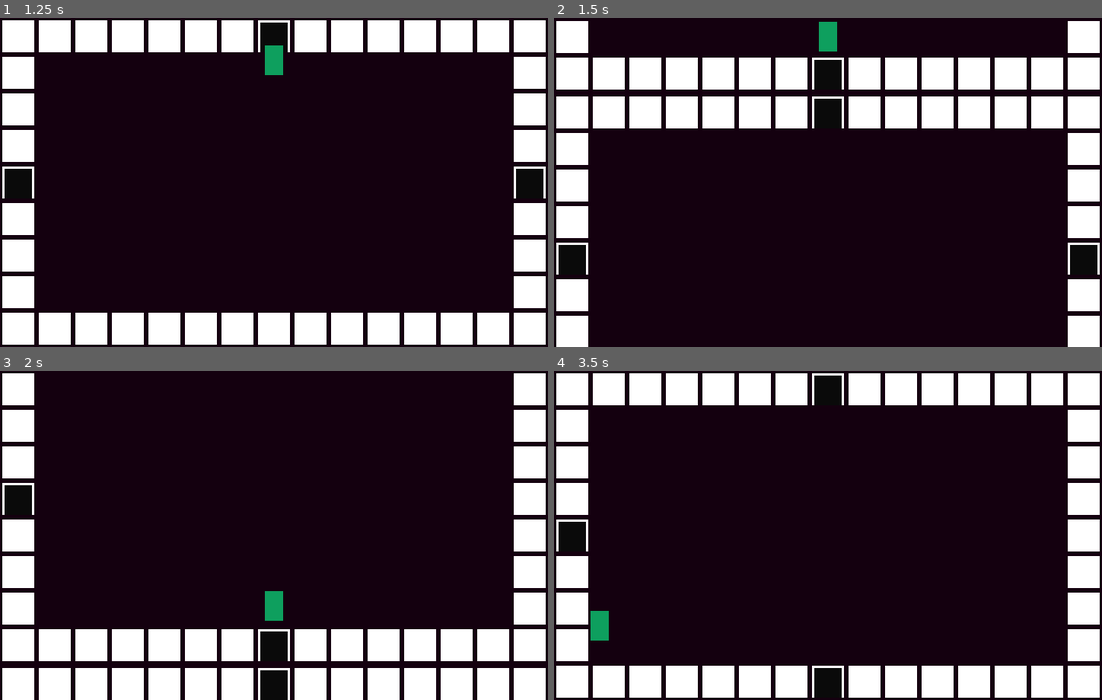
Above: before the commit, frames 1-4 (two rows, left to right).
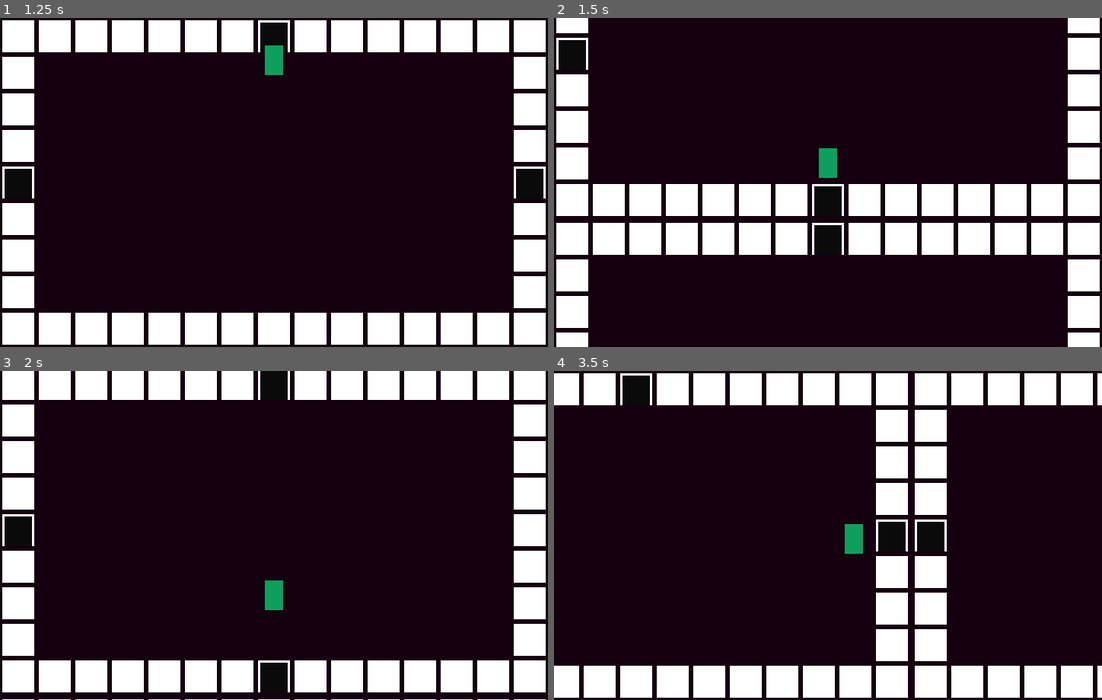
Above: after the commit, the same moments.

Repository: deeredman1991/ProjectShootyMcShootface
Game: Godot game, scene res://main/Main.tscn
The game is run twice, just before and just after one commit, with the same random seed, the same clock (stepped at 60 frames per second) and the same inputs.
Inputs:
- Up to frame 1 (1.25 s): tap Enter at 0.5 s; hold W (KB_move_up) from 0.53 s (still down)
- Up to frame 2 (1.5 s): keep holding W (KB_move_up)
- Up to frame 3 (2 s): keep holding W (KB_move_up)
- Up to frame 4 (3.5 s): release W (KB_move_up) at 2.03 s; hold A (KB_move_left) from 2.03 s (still down)

Frame 1 is identical in both runs. In frame 2, 32% of the frame differs, in the area x 0-100%, y 0-96%; in frame 3, 20%; in frame 4, 21%.

Commit message:
fixed minor bug with Camera Smoothing

Diff:
--- a/src/main/scenes/game/PlayerCamera.gd
+++ b/src/main/scenes/game/PlayerCamera.gd
@@ -5,6 +5,7 @@
 
 # The amount of smoothing used by the code
 var smoothing: float
+var camera_smoothing_enabled := true
 
 var target_position: Vector2
 var current_room_center: Vector2
@@ -32,7 +33,7 @@
 	# Get target position
 	target_position = calculate_target_position(current_room_center, current_room_size)
 
-	if smoothing_enabled:
+	if camera_smoothing_enabled:
 		# Interpolate(lerp) camera position to target position by the smoothing
 		position = lerp(position, target_position, smoothing)
 	else:
--- a/src/main/singletons/GameManager.gd
+++ b/src/main/singletons/GameManager.gd
@@ -50,7 +50,7 @@
 
 		yield( get_tree().create_timer( camera_effects_animation_player.get_animation("fade_out").length  + fade_time ),"timeout" )
 
-		player_camera.smoothing_enabled = false
+		player_camera.camera_smoothing_enabled = false
 		player_camera.current_room_center = room_position
 		player_camera.current_room_size = room_size
 
@@ -60,7 +60,7 @@
 		yield( get_tree().create_timer( camera_effects_animation_player.get_animation("fade_in").length ),"timeout" )
 
 	else:
-		player_camera.smoothing_enabled = true
+		player_camera.camera_smoothing_enabled = true
 		player_camera.current_room_center = room_position
 		player_camera.current_room_size = room_size
 
